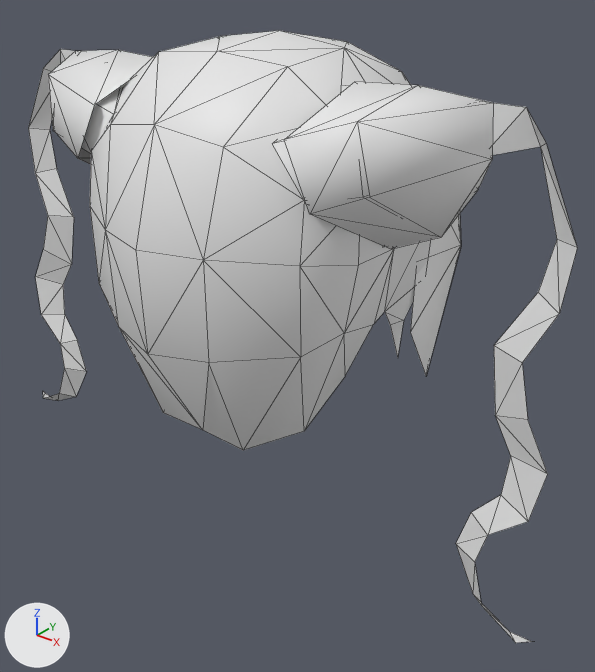
Two versions of the glTF model assets/Converted Models/HairStyle/Human Female/Mage female hair 43.glb, one commit apart.
Before and after are seen from a camera (50 mm lens) standing at (0.252, -0.297, 0.196) and looking at (0.012, 0.004, 0.01). Lighting does not change. The marker at lower left points along +X, +Y and +Z. The older version comes first. Mesh edges are drawn as thin lines.
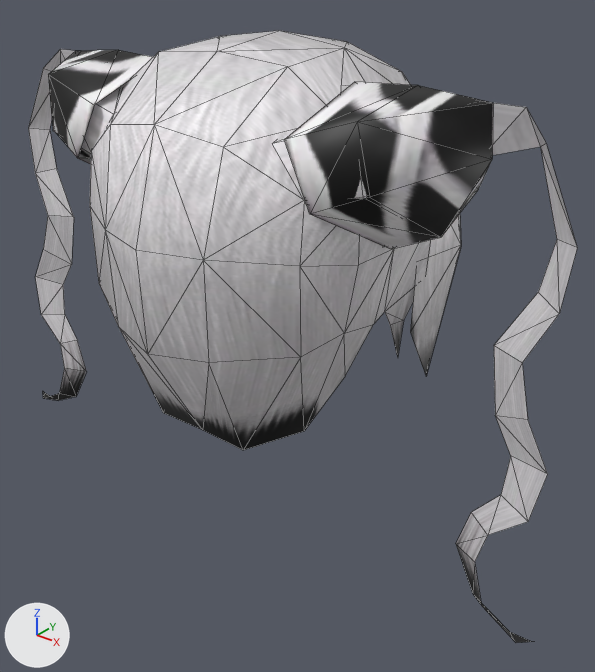
Location of each change, (x1, y1, x2, y2) in pixels of the pictures (595 x 672 px):
'Object05_0', recoloured: (28, 31, 577, 643) in both
'Object05_1', recoloured (white to grey): (48, 50, 493, 249) in both

Patch to the scene script:
```diff
--- a/assets/Converted Models/HairStyle/Human Female/Mage female hair 43.glb.py
+++ b/assets/Converted Models/HairStyle/Human Female/Mage female hair 43.glb.py
@@ img_tex_6960625011649863546_dds @@
+img_tex_6960625011649863546_dds = load_image('tex_6960625011649863546.dds', '_unpacked/tex_6960625011649863546.dds', 512, 512, 'sRGB')
@@ img_tex_6055092352253804169_dds @@
+img_tex_6055092352253804169_dds = load_image('tex_6055092352253804169.dds', '_unpacked/tex_6055092352253804169.dds', 512, 512, 'sRGB')
@@ mat_object05_1_mat @@
+mat_object05_1_mat = principled_material('Object05_1_mat')
+mat_object05_1_mat.texture = img_tex_6960625011649863546_dds
@@ mat_object05_0_mat @@
+mat_object05_0_mat = principled_material('Object05_0_mat')
+mat_object05_0_mat.texture = img_tex_6055092352253804169_dds
@@ me_object05_0 @@
 me_object05_0.from_pydata(...)  # 194 vertices, 255 faces; spans x -0.17..0.17, y -0.087..0.114, z -0.075..0.158
+me_object05_0.materials.append(mat_object05_0_mat)  # picture img_tex_6055092352253804169_dds
@@ me_object05_1 @@
 me_object05_1.from_pydata(...)  # 28 vertices, 40 faces; spans x -0.121..0.121, y -0.06..0.024, z 0.079..0.145
+me_object05_1.materials.append(mat_object05_1_mat)  # picture img_tex_6960625011649863546_dds
```
